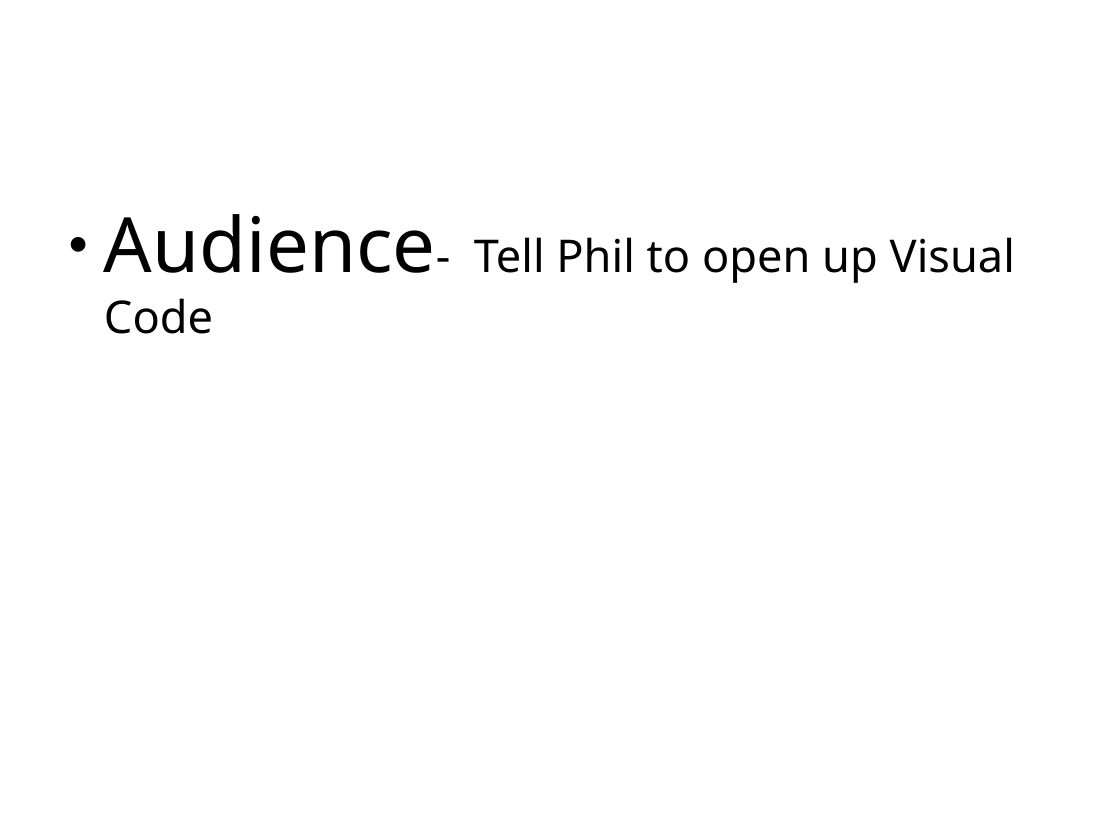
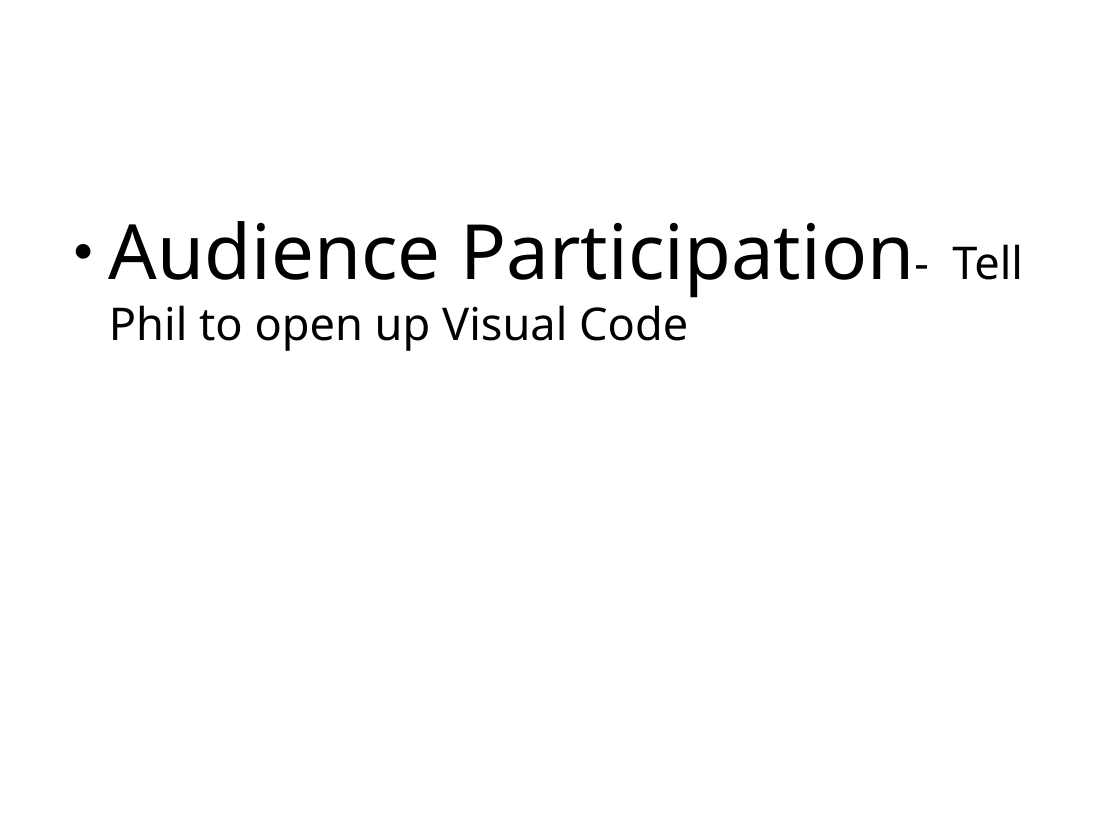
Before and after one commit to zoldello/eslint-for-beginners, a slide deck: slide 6 of eslint-talk.pptx. Drawn at 1120x840 pixels with LibreOffice and Linux fonts; fonts in the diff are those of the drawing; background and template pictures are left out. Boxes give left, top, right and bottom in pixels: in the first picture for what was removed or moved away, otherwise in the second. Text is boxed around its words. In the diff, an @@ line names an element or a change of style, - is before the commit and + after.

```diff
--- a/eslint-talk.pptx
+++ b/eslint-talk.pptx
@@ text at bbox=[109, 221, 1023, 351]: text changed @@
-● Audience- Tell Phil to open up Visual Code
+● Audience Participation- Tell Phil to open up Visual Code
```
Also in this commit, not shown: 6 other slides changed, 1 slide added, 1 slide removed, 2 other files.
